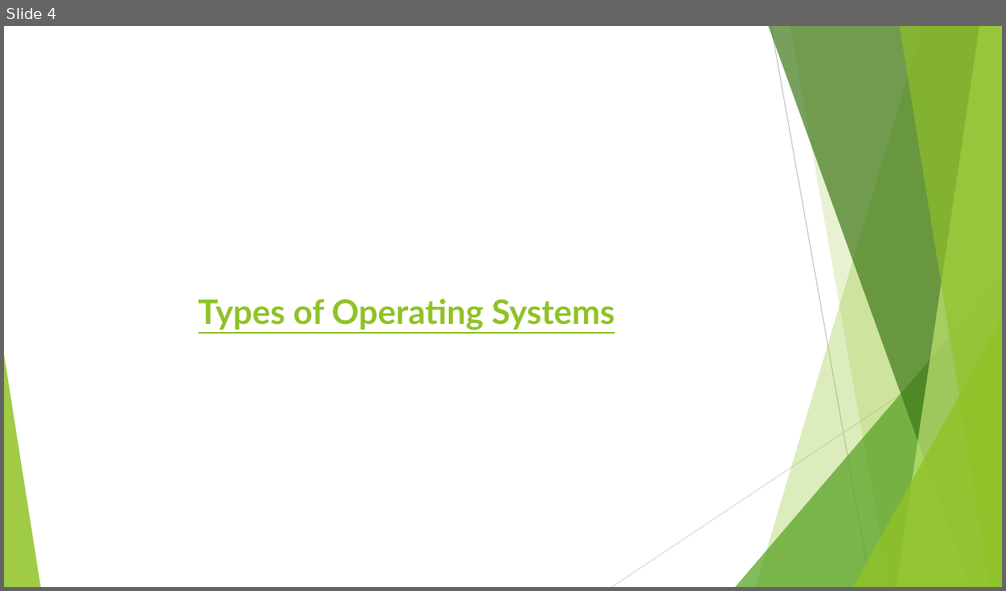
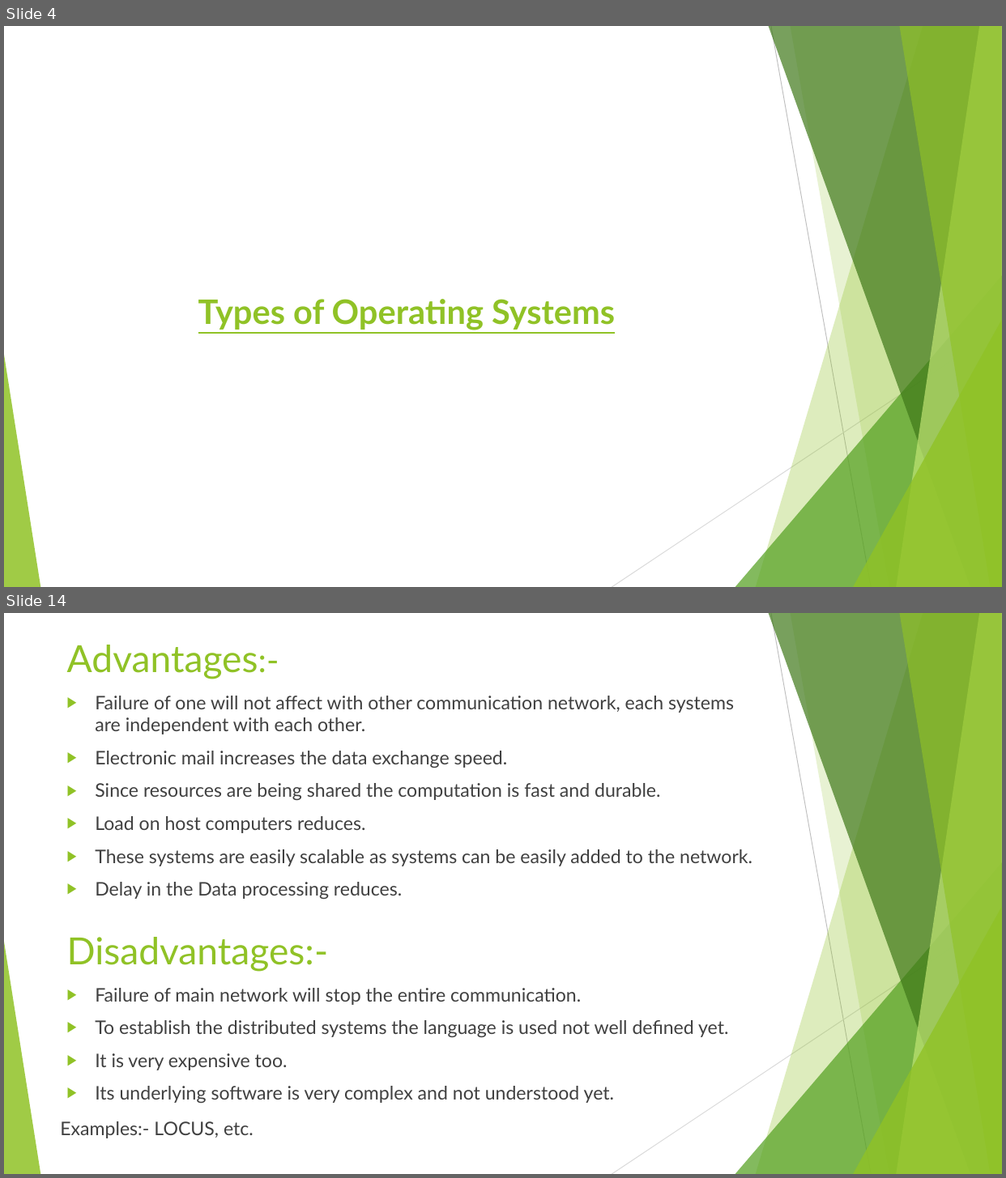
Before and after one commit to jasjaseemkp/DevOps, a slide deck: Operating System Basics/Operating Systems Basics.pptx. Shown one above the other, each under a label of ours: slide 4 before the commit, slides 4 and 14 after it; the slides between them are not shown. The pictures are 1006x591 and 1006x1178 pixels, drawn with LibreOffice and Linux fonts; fonts in the diff are those of the drawing. Boxes give left, top, right and bottom in pixels: in the first picture for what was removed or moved away, otherwise in the second. Text is boxed around its words. In the diff, an @@ line names an element or a change of style, - is before the commit and + after.

Commit message:
Operating systems basics is modified 29/03/2025

```diff
--- a/Operating System Basics/Operating Systems Basics.pptx
+++ b/Operating System Basics/Operating Systems Basics.pptx
@@ slide 14 added at <box>4,613,1002,1174</box>, background #FFFFFF; not listed: 10 template elements that a slide beside it also shows @@
@@ title added at <box>67,645,258,679</box>, 36 pt, text #90C226 @@
+Advantages:-
@@ text added at <box>95,696,752,899</box>, 18 pt, text #404040 @@
+▶ Failure of one will not affect with other communication network, each systems are independent with each other.
+▶ Electronic mail increases the data exchange speed.
+▶ Since resources are being shared the computation is fast and durable.
+▶ Load on host computers reduces.
+▶ These systems are easily scalable as systems can be easily added to the network.
+▶ Delay in the Data processing reduces.
@@ text added at <box>67,937,329,972</box>, 36 pt, text #90C226 @@
+Disadvantages:-
@@ text added at <box>95,988,728,1103</box>, 18 pt, text #404040 @@
+▶ Failure of main network will stop the entire communication.
+▶ To establish the distributed systems the language is used not well defined yet.
+▶ It is very expensive too.
+▶ Its underlying software is very complex and not understood yet.
@@ text added at <box>60,1122,253,1139</box>, 18 pt, text #404040 @@
+Examples:- LOCUS, etc.
```
Also in this commit, not shown: 11 other slides added.
